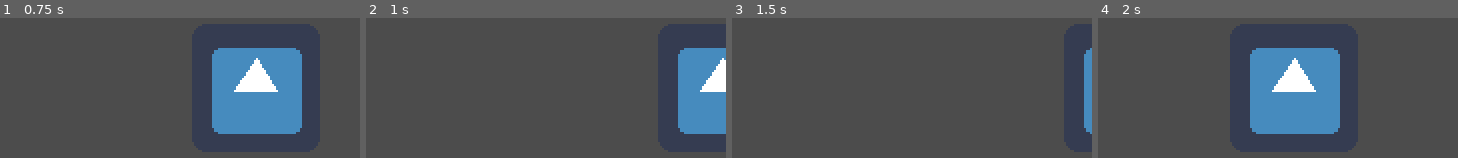
Above: before the commit, frames 1-4 (left to right).
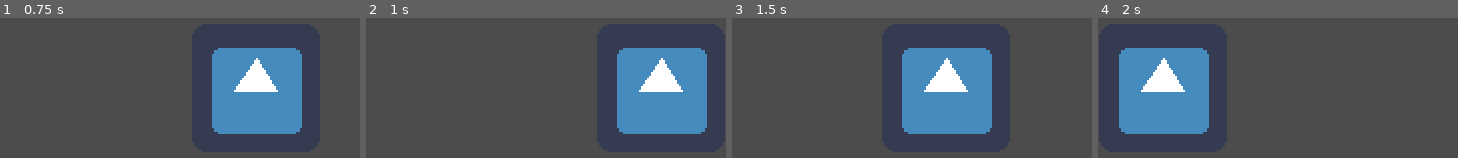
Above: after the commit, the same moments.

Repository: Rittergit/GameJamNov2019
Game: Godot game, scene res://PlayerScript.tscn
The game is run twice, just before and just after one commit, with the same random seed, the same clock (stepped at 60 frames per second) and the same inputs. The engine's default icon, where the game draws it, is replaced by a stand-in: a white triangle on a blue panel in a dark square.
Inputs:
- Up to frame 1 (0.75 s): tap Enter at 0.5 s; hold D (right) from 0.53 s (still down)
- Up to frame 2 (1 s): keep holding D (right)
- Up to frame 3 (1.5 s): release D (right) at 1.28 s; hold A (left) from 1.28 s (still down)
- Up to frame 4 (2 s): keep holding A (left)

Frame 1 is identical in both runs. In frame 2, 14% of the frame differs, in the area x 69-100%, y 21-83%; in frame 3, 16%; in frame 4, 30%, in the area x 5-68%, y 21-83%.

Commit message:
feat: Collision walls left right

Diff:
--- a/PlayerScript.tscn
+++ b/PlayerScript.tscn
@@ -6,9 +6,13 @@
 [sub_resource type="CircleShape2D" id=1]
 radius = 31.6871
 
+[sub_resource type="RectangleShape2D" id=2]
+extents = Vector2( 160, 1 )
+
 [node name="Level" type="Node2D"]
 
 [node name="Player" type="KinematicBody2D" parent="."]
+editor/display_folded = true
 position = Vector2( 88.2111, 118.35 )
 script = ExtResource( 1 )
 
@@ -17,3 +21,19 @@
 
 [node name="CollisionShape2D" type="CollisionShape2D" parent="Player"]
 shape = SubResource( 1 )
+
+[node name="RightBorder" type="StaticBody2D" parent="."]
+position = Vector2( 1, 65 )
+
+[node name="CollisionShape2D" type="CollisionShape2D" parent="RightBorder"]
+position = Vector2( 179, 97 )
+rotation = 1.57079
+shape = SubResource( 2 )
+
+[node name="LeftBorder" type="StaticBody2D" parent="."]
+position = Vector2( -179, 65 )
+
+[node name="CollisionShape2D" type="CollisionShape2D" parent="LeftBorder"]
+position = Vector2( 179, 97 )
+rotation = 1.57079
+shape = SubResource( 2 )
Not shown: 1 places in PlayerScript.tscn that only renumber resources
